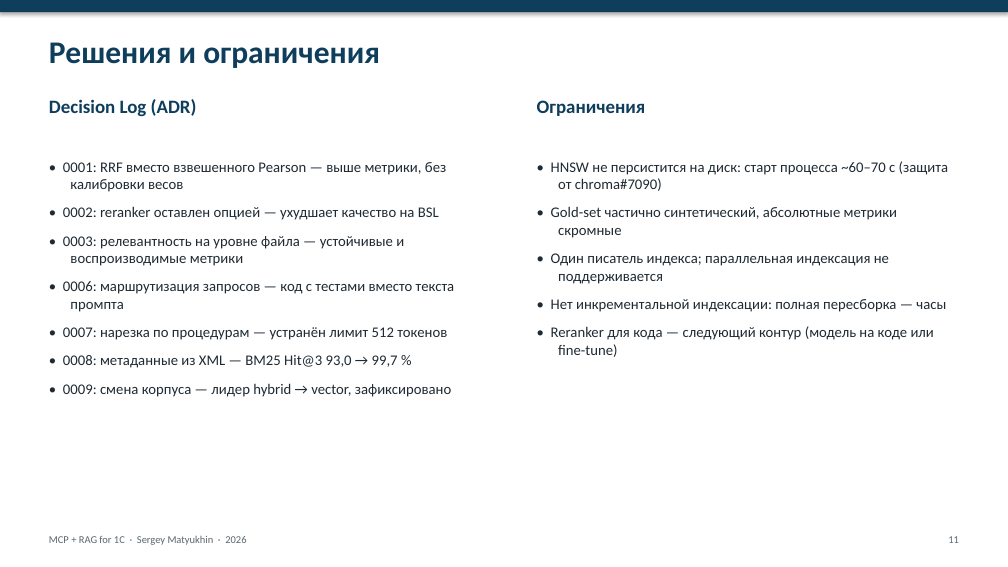
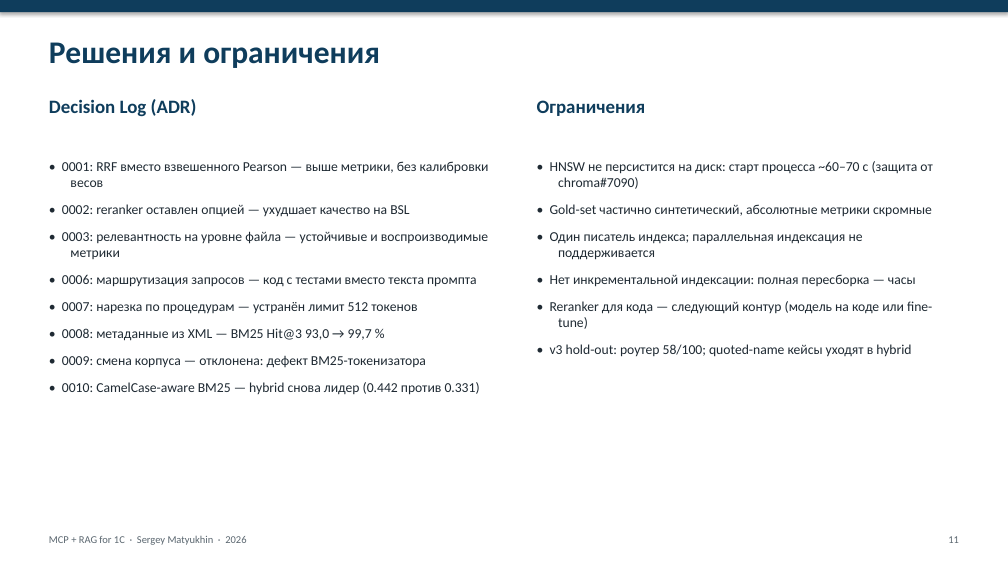
Before and after one commit to Smaturus/1c-mcp-rag-search, a slide deck: slide 11 of docs/presentation/1c-mcp-rag-search-slides.pptx. Drawn at 1008x567 pixels with LibreOffice and Linux fonts; fonts in the diff are those of the drawing. Boxes give left, top, right and bottom in pixels: in the first picture for what was removed or moved away, otherwise in the second. Text is boxed around its words. In the diff, an @@ line names an element or a change of style, - is before the commit and + after.

Commit message:
fix(bm25): split CamelCase identifiers and rebuild lexical index
CamelCase/snake_case splitting keeps the original token and adds parts, so natural queries match identifiers such as ZаказПокупателя. Rebuilt bm25_all: 179586 docs, 236320 terms, 81 MB.

v2 dev, 4 runs: hybrid 0.442 +/- 0.012 vs vector 0.331 +/- 0.028 (p=0.0037). v3 hold-out, 3 runs: hybrid 0.217 vs vector 0.208 (p=0.635). ADR 0009 rejected; ADR 0010 accepted; reports, README and decks updated.

```diff
--- a/docs/presentation/1c-mcp-rag-search-slides.pptx
+++ b/docs/presentation/1c-mcp-rag-search-slides.pptx
@@ text at (62,161,489,341): size 14 to 13 pt in "• 0001: RRF вместо взвешенного Pearson — ...", "• 0002: reranker оставлен опцией — ухудшает ...", "• 0003: релевантность на уровне файла — ...", "• 0006: маршрутизация запросов — код с ..." and 2 more places @@
@@ text at (550,161,932,329): size 14 to 13 pt in "• HNSW не персистится на диск: старт ...", "• Gold-set частично синтетический, абсолютные метрики скромн ...", "• Один писатель индекса; параллельная индексация не ...", "• Нет инкрементальной индексации: полная пересборка — ..." and 1 more places @@
@@ text at (62,356,480,395): text changed; size 14 to 13 pt @@
-• 0009: смена корпуса — лидер hybrid → vector, зафиксировано
+• 0009: смена корпуса — отклонена: дефект BM25-токенизатора
+• 0010: CamelCase-aware BM25 — hybrid снова лидер (0.442 против 0.331)
@@ text at (550,344,911,357): paragraph added @@
+• v3 hold-out: роутер 58/100; quoted-name кейсы уходят в hybrid
```
Also in this commit, not shown: 5 other slides changed, 36 other files.
